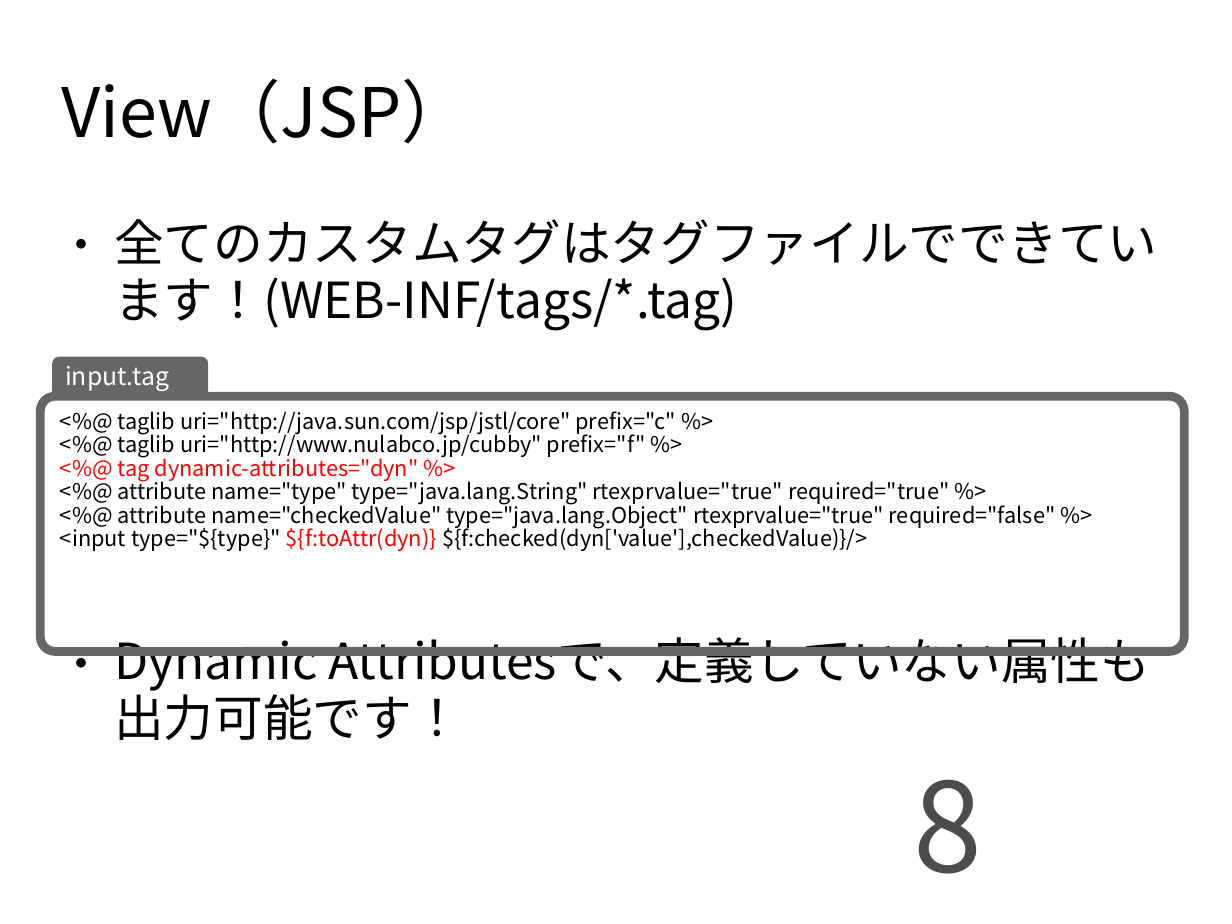
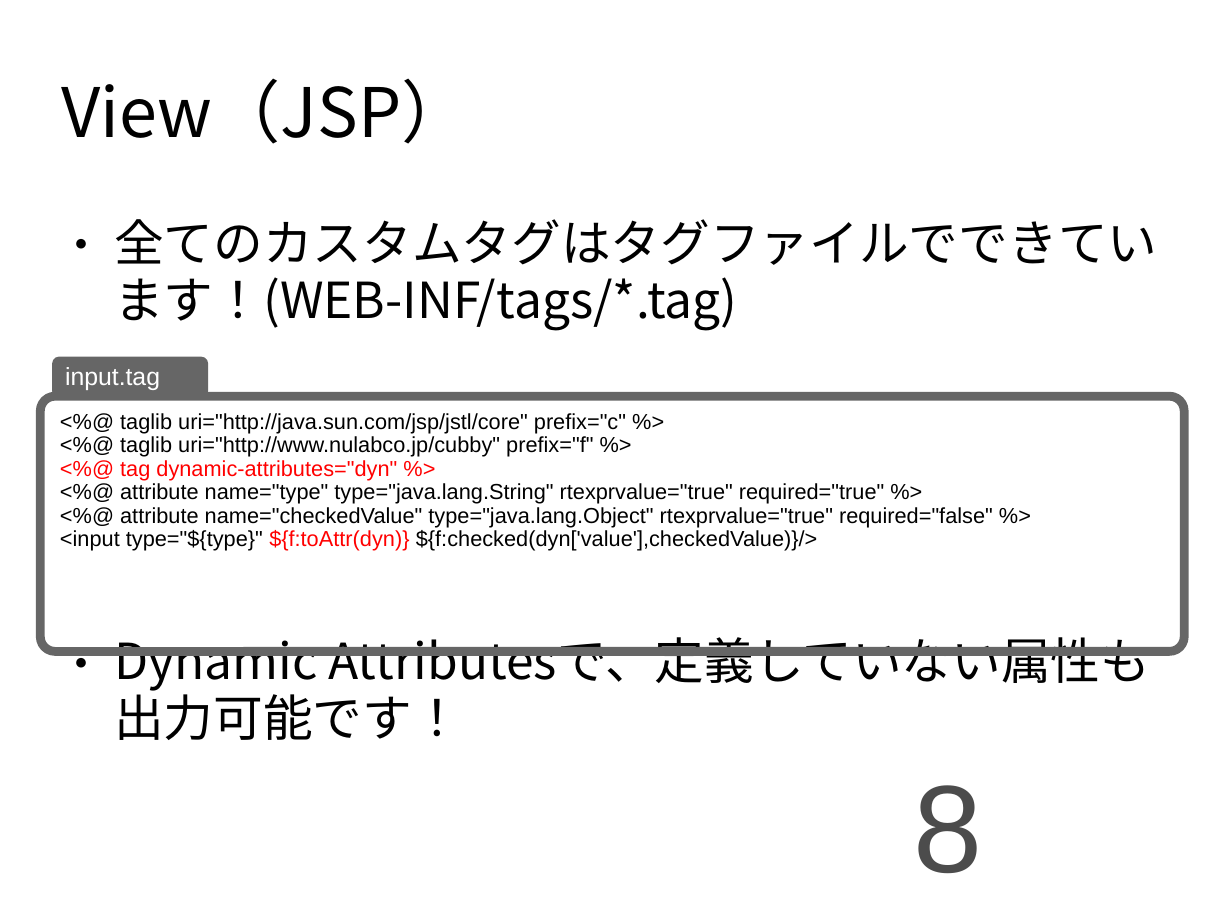
Before and after one commit to seasarorg/cubby, a slide deck: slide 8 of cubby/src/site/resources/presentation/cubby.odp. Drawn at 1232x924 pixels with LibreOffice and Linux fonts; fonts in the diff are those of the drawing. Boxes give left, top, right and bottom in pixels: in the first picture for what was removed or moved away, otherwise in the second. Text is boxed around its words. In the diff, an @@ line names an element or a change of style, - is before the commit and + after.

```diff
--- a/cubby/src/site/resources/presentation/cubby.odp
+++ b/cubby/src/site/resources/presentation/cubby.odp
@@ font Noto Sans CJK JP to Arial in 3 elements at (x1=40, y1=397, x2=1185, y2=652), (x1=53, y1=357, x2=209, y2=398), (x1=913, y1=785, x2=982, y2=873) @@
```
Also in this commit, not shown: 9 other slides changed.
